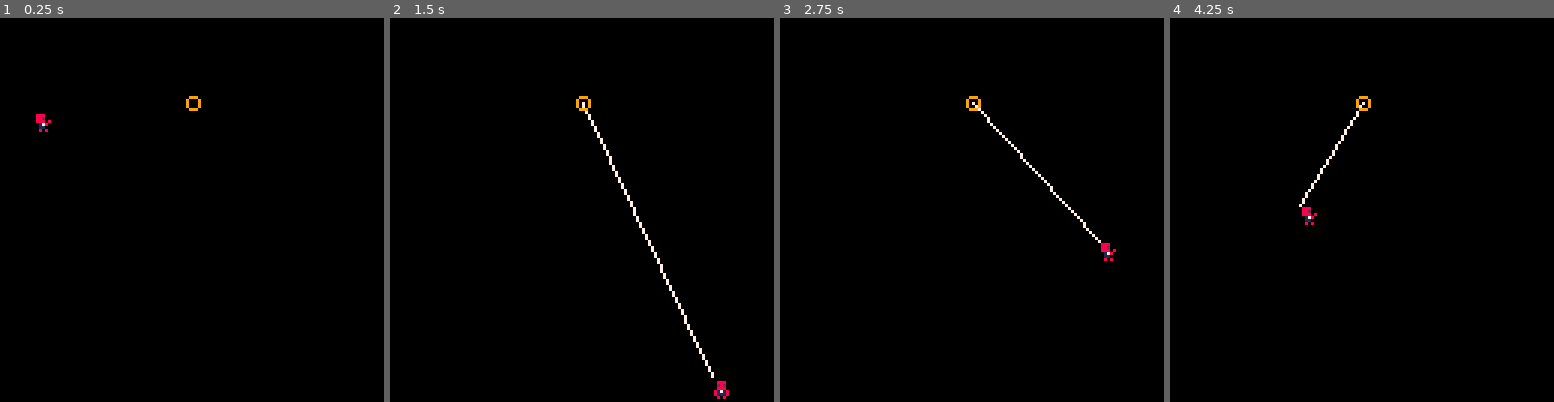
Above: before the commit, frames 1-4 (left to right).
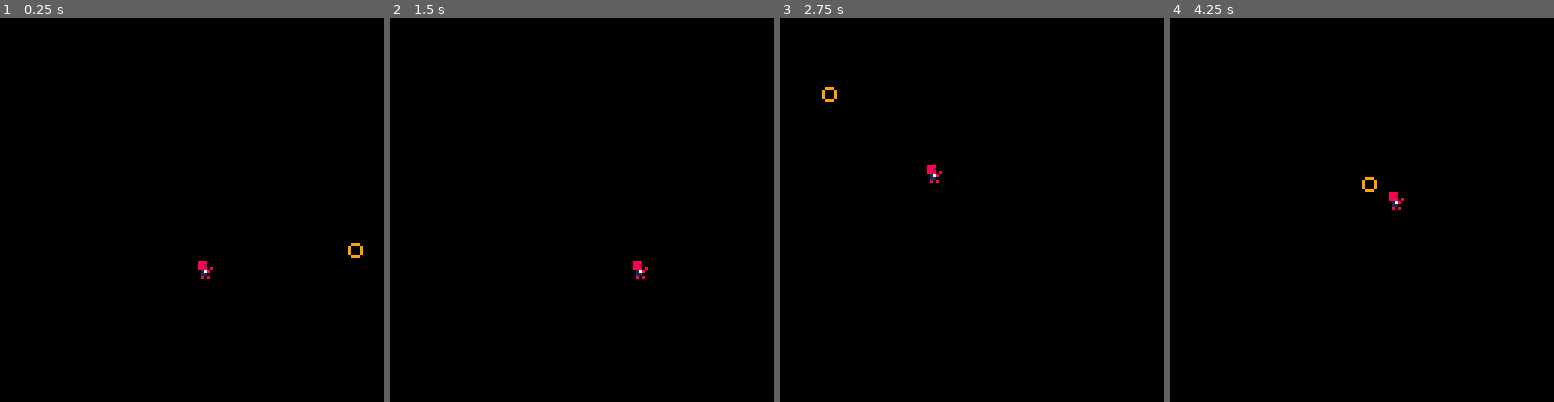
Above: after the commit, the same moments.

Repository: wesen/carts
Game: PICO-8 cartridge games/spiderman/rope.p8
Two runs of this game, one before a commit and one after it. Both use one fixed random seed, a clock stepped at 60 frames per second and the inputs below.
Inputs:
- Up to frame 1 (0.25 s): no input
- Up to frame 2 (1.5 s): tap O (Z key) at 0.7 s
- Up to frame 3 (2.75 s): tap O (Z key) at 1.7, 2.1, 2.5 s
- Up to frame 4 (4.25 s): tap O (Z key) every 0.4 s from 2.9 to 4.1 s

The runs differ from the first frame. In frame 1, 0.4% of the frame differs, in the area x 9-95%, y 20-68%; in frame 2, 0.9%, in the area x 48-89%, y 20-100%; in frame 3, 0.6%; in frame 4, 0.6%.

Commit message:
Add some semblance of camera

Diff:
--- a/games/spiderman/camera.lua
+++ b/games/spiderman/camera.lua
@@ -32,7 +32,7 @@
  if (b.aa.x>p.x) self.pos.x-=min(b.aa.x-p.x,4)
  if (b.bb.y<p.y) self.pos.y+=min(p.y-b.bb.y,4)
  if (b.aa.y>p.y) self.pos.y-=min(b.aa.y-p.y,4)
- self.pos=room:bbox():shrink(64):clip(self.pos)
+ -- self.pos=room:bbox():shrink(64):clip(self.pos)
  self:update_shake()
 end
 
--- a/games/spiderman/player.lua
+++ b/games/spiderman/player.lua
@@ -111,11 +111,6 @@
  self.prev.x=self.pos.x
  self.prev.y=self.pos.y
 
- -- world boundaries
- if (self.pos.x<=0) self.pos.x=127
- if (self.pos.x>127) self.pos.x=0
- if (self.pos.y<=0) self.pos.y=117  --if (self.pos.y<=0) self.pos.y=115 --edited
-
  -- bounce on floor
  if self.pos.y>=118 then --if self.pos.y>118 then  --edited
   self.pos.y=118
@@ -128,10 +123,6 @@
 
  self.pos.y+=self.spd.y
  self.pos.x+=self.spd.x
-
- self.pos.x=mid(0,self.pos.x,128)
- self.pos.y=mid(0,self.pos.y,128)
-
 
  if btn(4) and not prevbtn then
   if self.mode==mode_free then
@@ -150,6 +141,7 @@
 
   if not btn(4) and self.mode!=mode_free then
    self.mode=mode_free
+   self.current_tether=nil
   end
 
   local _normal_tether_length=normal_tether_length
@@ -171,5 +163,10 @@
   end
  end
 
+ local vs=self.spd:magnitude()
+ local max_v=7
+ self.spd.y=mid(-5,self.spd.y,4)
+ if (vs>max_v) self.spd*=max_v/vs
+
  prevbtn=btn(4)
 end
--- a/games/spiderman/rope.lua
+++ b/games/spiderman/rope.lua
@@ -5,23 +5,46 @@
 --#include hitbox
 --#include player
 --#include tether
+--#include camera
+--#include coroutines
+
+lasttime=time()
+dt=0
+frame=1
 
 function _init()
  player=cls_player.init(v2(10,10))
  cls_tether.init(v2(64,28))
+ main_camera=cls_camera.init()
+ main_camera:set_target(player)
 end
 
 function _update()
+ dt=time()-lasttime
+ lasttime=time()
+ tick_crs(crs)
+
  player:update()
  for tether in all(tethers) do
   tether:update()
  end
+
+ main_camera:update()
 end
 
 function _draw()
+ frame+=1
+
  cls()
+ local p=main_camera:compute_position()
+ camera(p.x/1.5,p.y/1.5)
+ -- parallax background
+
+ camera(p.x,p.y)
  player:draw()
  for tether in all(tethers) do
   tether:draw()
  end
+
+ -- foreground
 end
--- a/games/spiderman/rope.p8
+++ b/games/spiderman/rope.p8
@@ -346,11 +346,6 @@
  self.prev.x=self.pos.x
  self.prev.y=self.pos.y
 
- -- world boundaries
- if (self.pos.x<=0) self.pos.x=127
- if (self.pos.x>127) self.pos.x=0
- if (self.pos.y<=0) self.pos.y=117  --if (self.pos.y<=0) self.pos.y=115 --edited
-
  -- bounce on floor
  if self.pos.y>=118 then --if self.pos.y>118 then  --edited
   self.pos.y=118
@@ -364,10 +359,6 @@
  self.pos.y+=self.spd.y
  self.pos.x+=self.spd.x
 
- self.pos.x=mid(0,self.pos.x,128)
- self.pos.y=mid(0,self.pos.y,128)
-
-
  if btn(4) and not prevbtn then
   if self.mode==mode_free then
    self.mode=mode_pulling
@@ -385,6 +376,7 @@
 
   if not btn(4) and self.mode!=mode_free then
    self.mode=mode_free
+   self.current_tether=nil
   end
 
   local _normal_tether_length=normal_tether_length
@@ -406,6 +398,11 @@
   end
  end
 
+ local vs=self.spd:magnitude()
+ local max_v=7
+ self.spd.y=mid(-5,self.spd.y,4)
+ if (vs>max_v) self.spd*=max_v/vs
+
  prevbtn=btn(4)
 end
 
@@ -423,25 +420,129 @@
 function cls_tether:update()
 end
 
+cls_camera=class(function(self)
+ self.target=nil
+ self.pull=16
+ self.pos=v2(0,0)
+ self.shk=v2(0,0)
+ -- this is where to add shake
+end)
+
+function cls_camera:set_target(target)
+ self.target=target
+ self.pos=target.pos:clone()
+end
+
+function cls_camera:compute_position()
+ return v2(self.pos.x-64+self.shk.x,self.pos.y-64+self.shk.y)
+end
+
+function cls_camera:abs_position(p)
+ return p+self:compute_position()
+end
+
+function cls_camera:pull_bbox()
+ local v=v2(self.pull,self.pull)
+ return bbox(self.pos-v,self.pos+v)
+end
+
+function cls_camera:update()
+ if (self.target==nil) return
+ local b=self:pull_bbox()
+ local p=self.target.pos
+ if (b.bb.x<p.x) self.pos.x+=min(p.x-b.bb.x,4)
+ if (b.aa.x>p.x) self.pos.x-=min(b.aa.x-p.x,4)
+ if (b.bb.y<p.y) self.pos.y+=min(p.y-b.bb.y,4)
+ if (b.aa.y>p.y) self.pos.y-=min(b.aa.y-p.y,4)
+ -- self.pos=room:bbox():shrink(64):clip(self.pos)
+ self:update_shake()
+end
+
+-- from trasevol_dog
+function cls_camera:add_shake(p)
+ local a=rnd(1)
+ self.shk+=v2(p*cos(a),p*sin(a))
+end
+
+function cls_camera:update_shake()
+ if abs(self.shk.x)+abs(self.shk.y)<1 then
+  self.shk=v2(0,0)
+ end
+ if frame%4==0 then
+  self.shk*=v2(-0.4-rnd(0.1),-0.4-rnd(0.1))
+ end
+end
+
+function tick_crs(crs_)
+ for cr in all(crs_) do
+  if costatus(cr)!='dead' then
+   local status,err=coresume(cr)
+   if (not status) printh("cr error "..err)
+  else
+   del(crs_,cr)
+  end
+ end
+end
+
+function add_cr(f)
+ local cr=cocreate(f)
+ add(crs,cr)
+ return cr
+end
+
+function add_draw_cr(f)
+ local cr=cocreate(f)
+ add(draw_crs,cr)
+ return cr
+end
+
+function wait_for(t)
+ while t>0 do
+  t-=dt
+  yield()
+ end
+end
+
+
+lasttime=time()
+dt=0
+frame=1
 
 function _init()
  player=cls_player.init(v2(10,10))
  cls_tether.init(v2(64,28))
+ main_camera=cls_camera.init()
+ main_camera:set_target(player)
 end
 
 function _update()
+ dt=time()-lasttime
+ lasttime=time()
+ tick_crs(crs)
+
  player:update()
  for tether in all(tethers) do
   tether:update()
  end
+
+ main_camera:update()
 end
 
 function _draw()
+ frame+=1
+
  cls()
+ local p=main_camera:compute_position()
+ camera(p.x/1.5,p.y/1.5)
+ -- parallax background
+
+ camera(p.x,p.y)
  player:draw()
  for tether in all(tethers) do
   tether:draw()
  end
+
+ -- foreground
 end
 
 __gfx__
